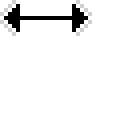
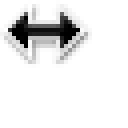
Two versions of the same layered image (128 × 128). Layer-by-layer changes:
painted on "HSplit" over [0, 0, 92, 68]
